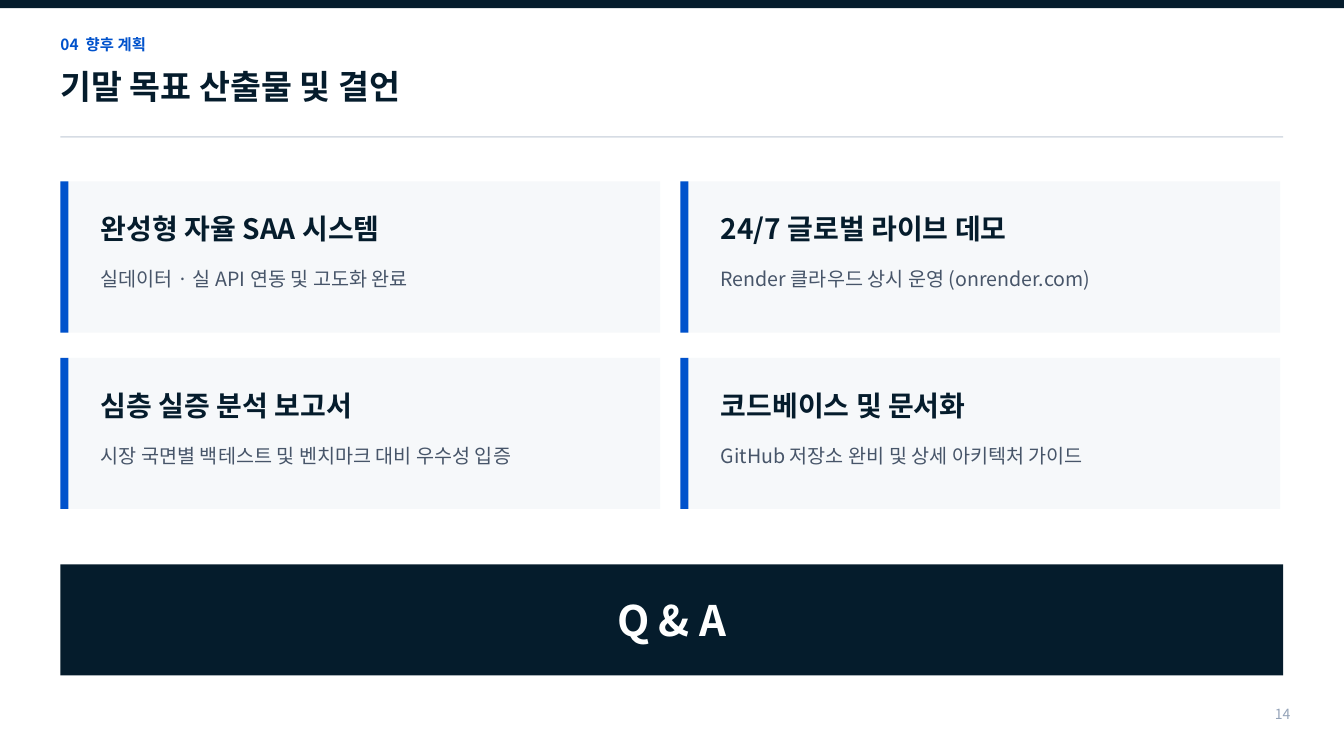
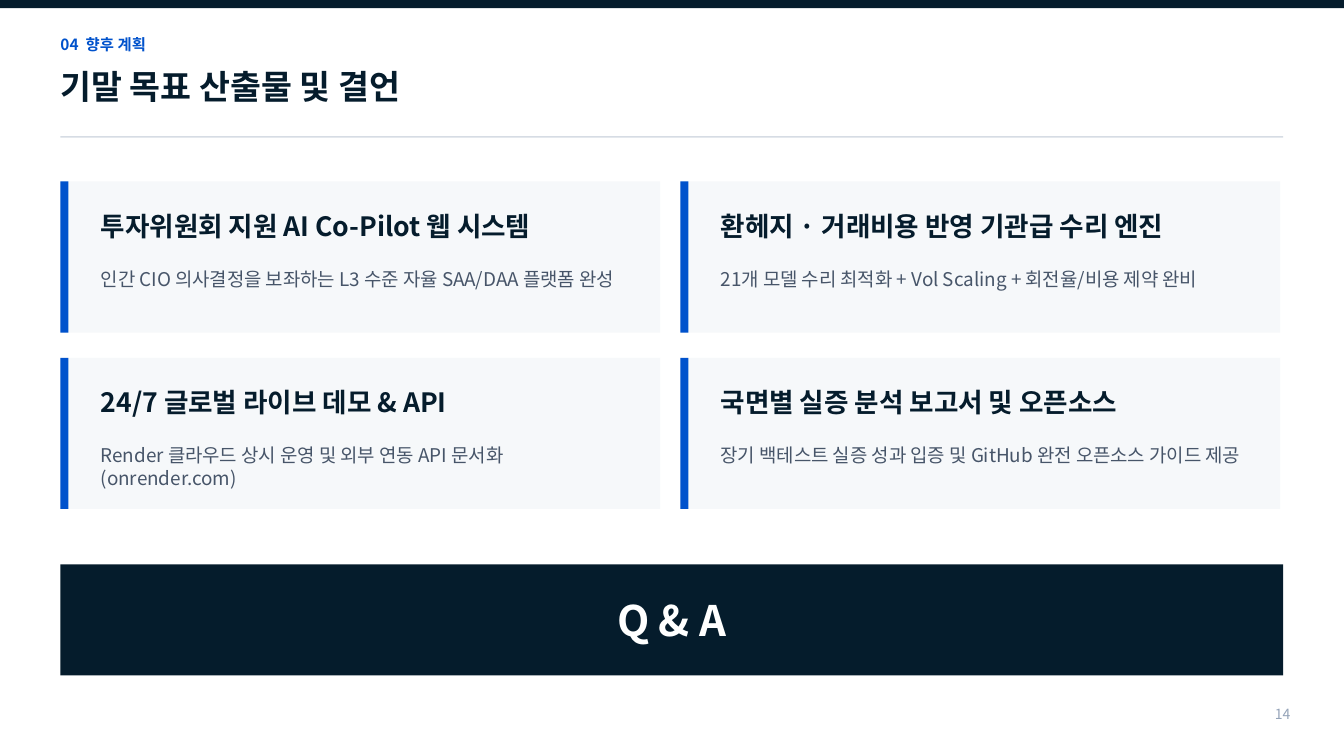
Before and after one commit to Placer-BAE/self-driving-portfolio, a slide deck: slide 14 of The_Self_Driving_Portfolio_중간발표_최종본.pptx. Drawn at 1344x756 pixels with LibreOffice and Linux fonts; fonts in the diff are those of the drawing. Boxes give left, top, right and bottom in pixels: in the first picture for what was removed or moved away, otherwise in the second. Text is boxed around its words. In the diff, an @@ line names an element or a change of style, - is before the commit and + after.

```diff
--- a/The_Self_Driving_Portfolio_중간발표_최종본.pptx
+++ b/The_Self_Driving_Portfolio_중간발표_최종본.pptx
@@ text at (x1=101, y1=213, x2=530, y2=239): text changed; size 20 to 19 pt @@
-완성형 자율 SAA 시스템
+투자위원회 지원 AI Co-Pilot 웹 시스템
@@ text at (x1=721, y1=213, x2=1163, y2=239): text changed; size 20 to 19 pt @@
-24/7 글로벌 라이브 데모
+환헤지 · 거래비용 반영 기관급 수리 엔진
@@ text at (x1=101, y1=270, x2=614, y2=290): text changed; size 14 to 13.5 pt @@
-실데이터 · 실 API 연동 및 고도화 완료
+인간 CIO 의사결정을 보좌하는 L3 수준 자율 SAA/DAA 플랫폼 완성
@@ text at (x1=721, y1=270, x2=1198, y2=291): text changed; size 14 to 13.5 pt @@
-Render 클라우드 상시 운영 (onrender.com)
+21개 모델 수리 최적화 + Vol Scaling + 회전율/비용 제약 완비
@@ text at (x1=101, y1=389, x2=446, y2=417): text changed; size 20 to 19 pt @@
-심층 실증 분석 보고서
+24/7 글로벌 라이브 데모 & API
@@ text at (x1=721, y1=389, x2=1117, y2=415): text changed; size 20 to 19 pt @@
-코드베이스 및 문서화
+국면별 실증 분석 보고서 및 오픈소스
@@ text at (x1=101, y1=446, x2=503, y2=489): text changed; size 14 to 13.5 pt @@
-시장 국면별 백테스트 및 벤치마크 대비 우수성 입증
+Render 클라우드 상시 운영 및 외부 연동 API 문서화 (onrender.com)
@@ text at (x1=721, y1=446, x2=1241, y2=464): text changed; size 14 to 13.5 pt @@
-GitHub 저장소 완비 및 상세 아키텍처 가이드
+장기 백테스트 실증 성과 입증 및 GitHub 완전 오픈소스 가이드 제공
```
Also in this commit, not shown: 13 other slides changed, 3 other files.
